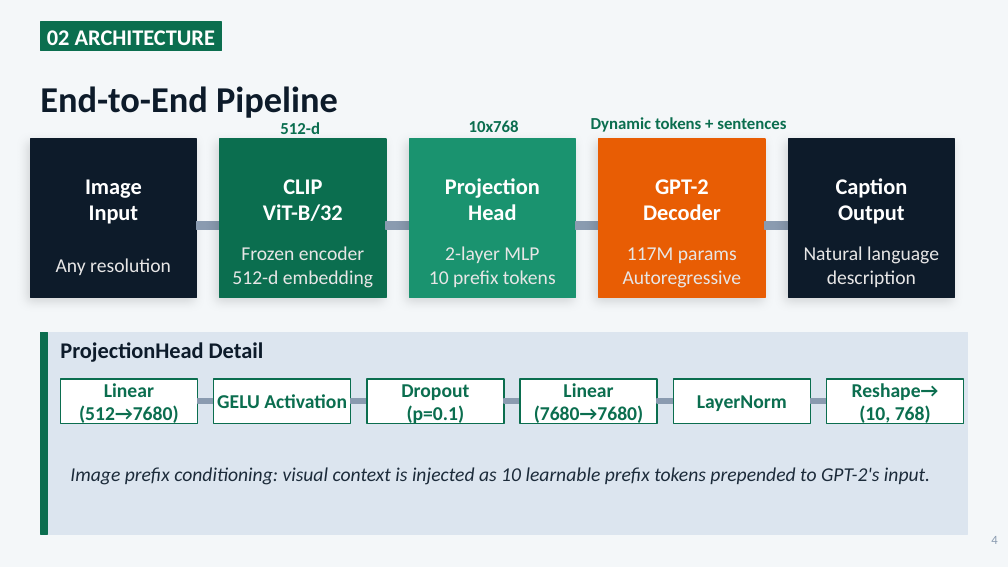
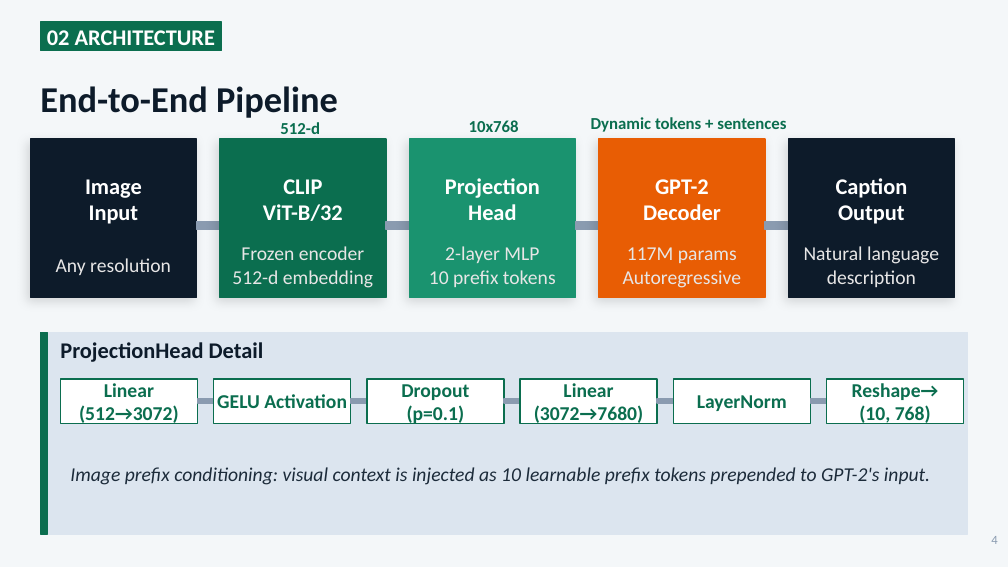
Before and after one commit to lequo-neu/Generative_Project, a slide deck: slide 4 of reports/Generative_Presentation_Group8.pptx. Drawn at 1008x567 pixels with LibreOffice and Linux fonts; fonts in the diff are those of the drawing. Boxes give left, top, right and bottom in pixels: in the first picture for what was removed or moved away, otherwise in the second. Text is boxed around its words. In the diff, an @@ line names an element or a change of style, - is before the commit and + after.

Commit message:
slide 4

```diff
--- a/reports/Generative_Presentation_Group8.pptx
+++ b/reports/Generative_Presentation_Group8.pptx
@@ text at bbox=[79, 405, 179, 424]: text changed @@
-(512→7680)
+(512→3072)
@@ text at bbox=[534, 405, 643, 424]: text changed @@
-(7680→7680)
+(3072→7680)
```
